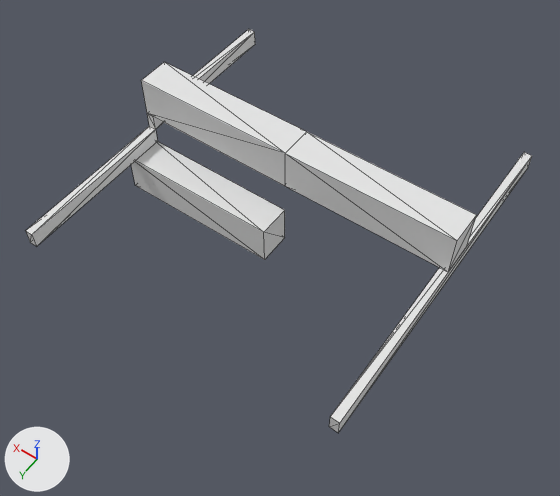
Before and after pictures for a commit that changed the OBJ model Data/bmc/tiles_structure/t_199.obj.
Both versions are drawn from a camera (50 mm lens) standing at (-0.826, 1.179, 1.617) and looking at (-0.023, 0.056, -0.148). The axes (+X, +Y, +Z) are drawn at lower left. The lights are the same throughout. Mesh edges are drawn as thin lines. Where no turn or scale is listed for an object, it has been applied to the vertices.

Script lines for the objects in view, before the commit:
```python
me_t_199 = bpy.data.meshes.new('t_199')
me_t_199.from_pydata(...)  # 40 vertices, 72 faces; spans x -0.5..0.5, y -0.5..0.5, z -0.175..0.175
ob_t_199 = bpy.data.objects.new('t_199', me_t_199)
ob_t_199.location = (0.0, 0.0, 0.0)
```
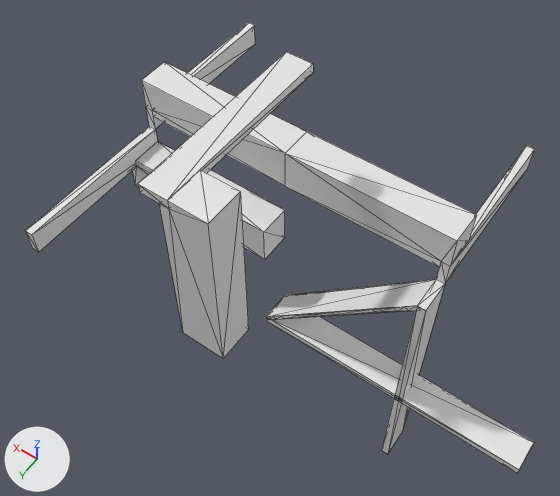
Where the change shows, as pixel boxes (x1, y1, x2, y2) in the pictures (560 x 496 px):
't_199', reshaped (11% taller): before (26, 29, 532, 433); after (26, 23, 535, 473)
part 1 of me_t_199, added: after (138, 52, 313, 359)
part 2 of me_t_199, built on: before (26, 29, 532, 433); after (26, 23, 535, 473)

The change, as a diff of the scene's bpy script:
```diff
--- a/Data/bmc/tiles_structure/t_199.obj.py
+++ b/Data/bmc/tiles_structure/t_199.obj.py
@@ me_t_199 @@
 # used by ob_t_199; location = (0.0, 0.0, 0.0)
-me_t_199.from_pydata(...)  # 40 vertices, 72 faces; spans x -0.5..0.5, y -0.5..0.5, z -0.175..0.175
+me_t_199.from_pydata(...)  # 156 vertices, 306 faces; spans x -0.875..0.5, y -0.5..0.5, z -0.875..0.5
+# me_t_199 part 1: a new loose piece of 18 vertices spanning x -0.175..0.0, y 0.0..0.5, z 0.0..0.5
+# me_t_199 part 2
+# 13 vertices are removed from x -0.5..0.5, y -0.5..0.5, z -0.05..0.05
+# 63 faces are deleted
+# 3 vertices move from x -0.475..0.5, y -0.5..0.5, z -0.05..0.05 to x -0.5..0.475, y -0.5..0.5, z -0.075..0.075
+# 74 vertices are added at x -0.875..0.5, y -0.1..0.1, z -0.875..0.075
+# 5 new vertices lie (0.025, 0.0, 0.0) away from vertices in x -0.5..0.5, y -0.5..0.5, z -0.05..0.075
+# 5 new vertices lie (0.0, -0.1, 0.0) away from vertices in x -0.5..0.5, y 0.0, z 0.05..0.075
+# 14 new vertices lie (0.059, 0.0, -0.059) away from vertices in x -0.425..-0.119, y 0.0..0.1, z -0.366..-0.06
+# 6 new vertices lie (0.119, 0.0, -0.119) away from vertices in x -0.366..-0.358, y 0.0..0.1, z -0.128..-0.12
+# 7 new vertices lie (0.0, 0.1, 0.0) away from vertices in x -0.875..0.5, y 0.0, z -0.5..-0.011
+# 265 new faces join them
```
